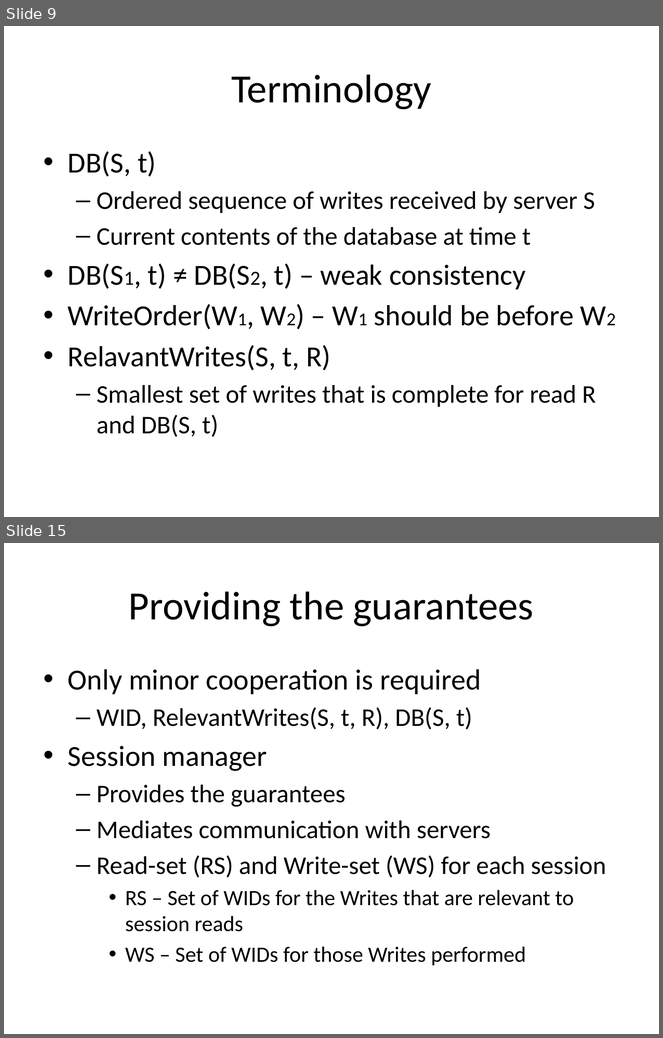
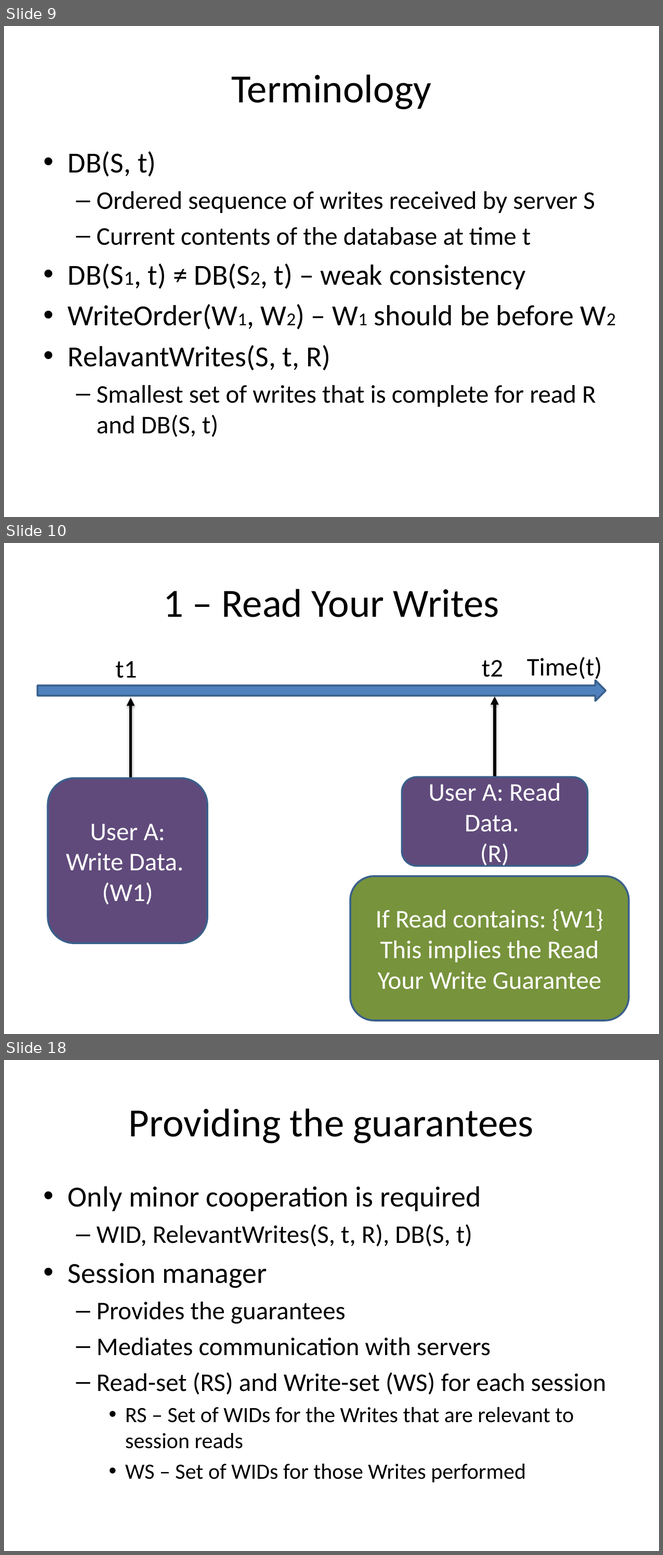
Before and after one commit to balidani/bomberman, a slide deck: presentation/slides_daniel.pptx. Shown one above the other, each under a label of ours: slides 9 and 15 before the commit, slides 9, 10 and 18 after it; the slides between them are not shown. The pictures are 663x1038 and 663x1555 pixels, drawn with LibreOffice and Linux fonts; fonts in the diff are those of the drawing. Boxes give left, top, right and bottom in pixels: in the first picture for what was removed or moved away, otherwise in the second. Text is boxed around its words. In the diff, an @@ line names an element or a change of style, - is before the commit and + after.

Commit message:
Updated Guarantees and Related work

```diff
--- a/presentation/slides_daniel.pptx
+++ b/presentation/slides_daniel.pptx
@@ slide 10 added at [4,543,659,1034], background #FFFFFF @@
@@ title added at [163,589,500,617], 44 pt, text #000000 @@
+1 – Read Your Writes
@@ group added at [37,657,629,1021]: 3 texts, 3 rounded rectangles, 2 arrows, 1 right arrow @@
+Time(t)
+t1
+User A: Write Data.
+(W1)
+User A: Read Data.
+(R)
+t2
+If Read contains: {W1}
+This implies the Read Your Write Guarantee
@@ what was slide 15 is now slide 18 @@
```
Also in this commit, not shown: 4 slides changed, 4 other slides added, 1 slide removed.
